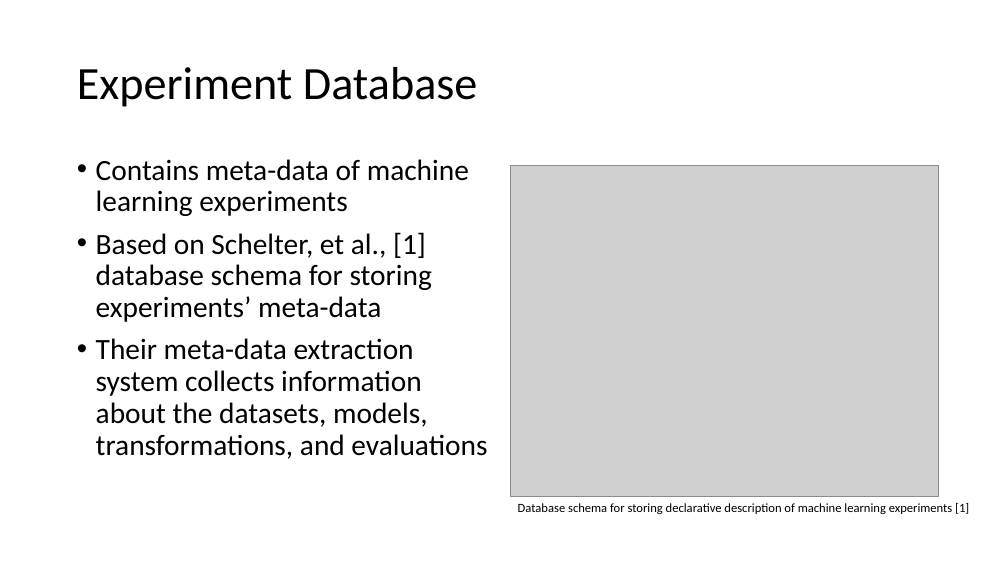
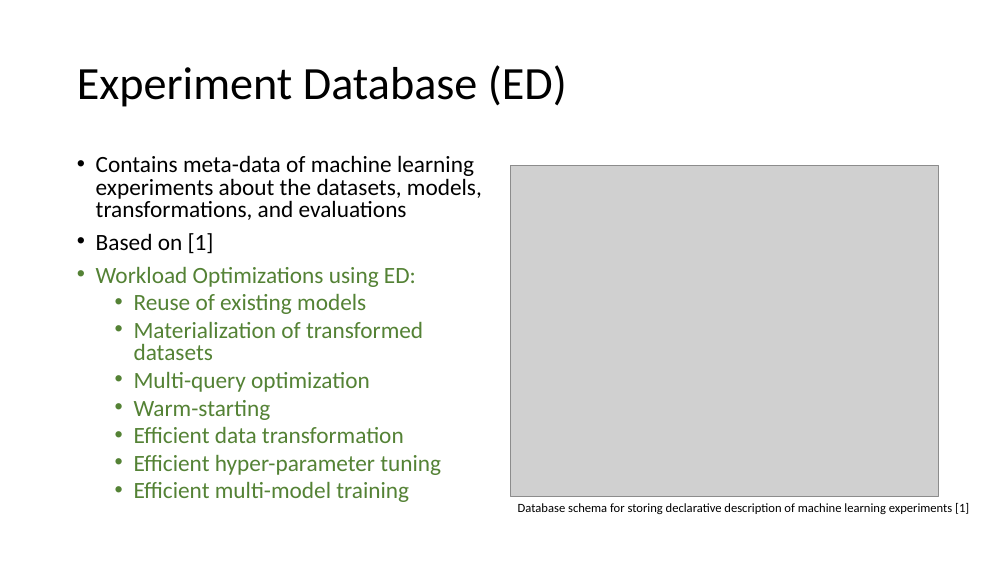
Before and after one commit to dbehrouz/ml-workload-optimization, a slide deck: slide 2 of slides/short-summary.pptx. Drawn at 1008x567 pixels with LibreOffice and Linux fonts; fonts in the diff are those of the drawing; grey boxes stand for pictures. Boxes give left, top, right and bottom in pixels: in the first picture for what was removed or moved away, otherwise in the second. Text is boxed around its words. In the diff, an @@ line names an element or a change of style, - is before the commit and + after.

```diff
--- a/slides/short-summary.pptx
+++ b/slides/short-summary.pptx
@@ title at [77, 65, 567, 107]: text changed @@
-Experiment Database
+Experiment Database (ED)
@@ text at [96, 155, 482, 502]: text changed; size 28 to 22.2 pt; text colour #000000 to #548235 @@
-• Contains meta-data of machine learning experiments
-• Based on Schelter, et al., [1] database schema for storing experiments’ meta-data
-• Their meta-data extraction system collects information about the datasets, models, transformations, and evaluations
+• Contains meta-data of machine learning experiments about the datasets, models, transformations, and evaluations
+• Based on [1]
+• Workload Optimizations using ED:
+  • Reuse of existing models
+  • Materialization of transformed datasets
+  • Multi-query optimization
+  • Warm-starting
+  • Efficient data transformation
+  • Efficient hyper-parameter tuning
+  • Efficient multi-model training
```
Also in this commit, not shown: 2 other slides changed, 1 other file.
